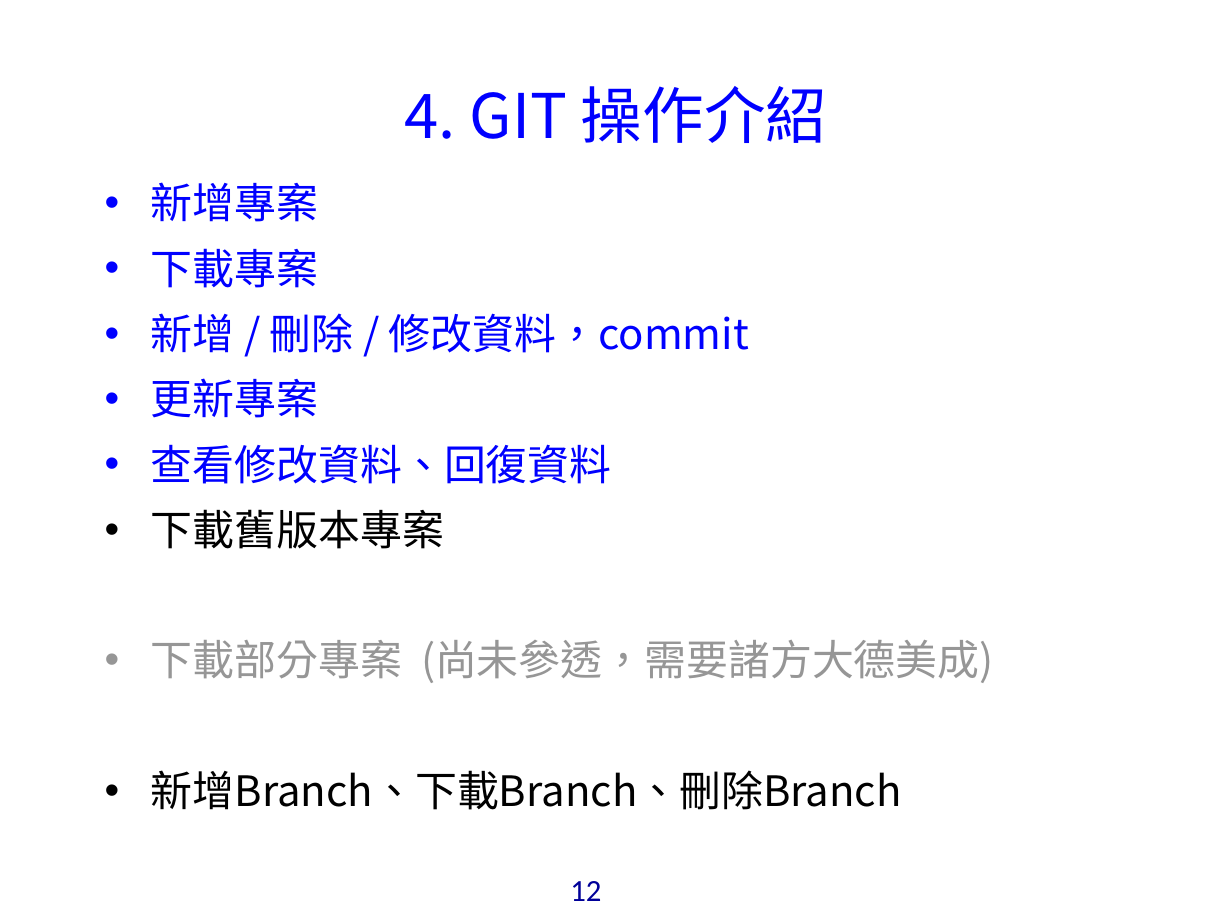
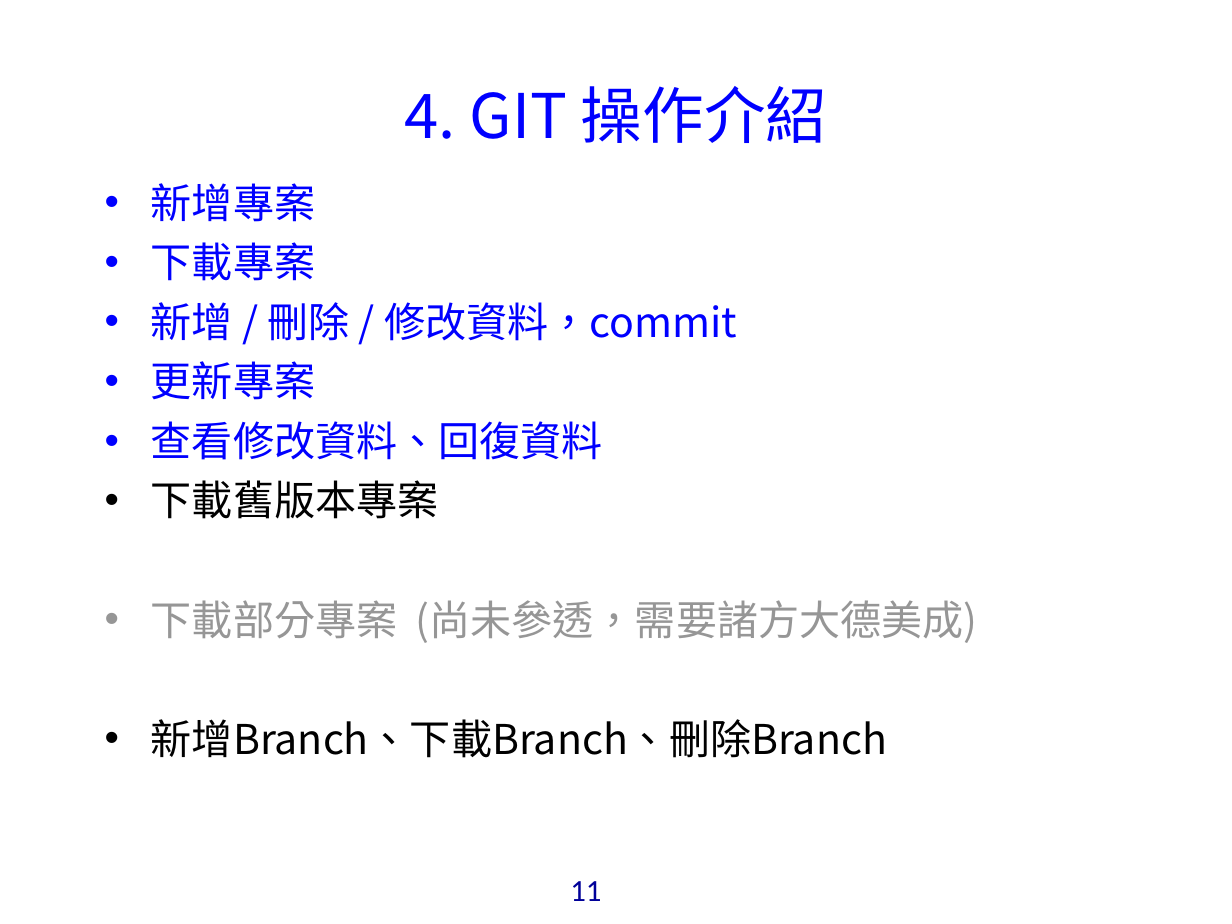
Before and after one commit to bunshue/vcs, a slide deck: slide 11 of _9.tmp/GIT的安裝與使用_ims.ppt (slide 12 before the commit). Drawn at 1232x924 pixels with LibreOffice and Linux fonts; fonts in the diff are those of the drawing; background and template pictures are left out. Boxes give left, top, right and bottom in pixels: in the first picture for what was removed or moved away, otherwise in the second. Text is boxed around its words. In the diff, an @@ line names an element or a change of style, - is before the commit and + after.

```diff
--- a/_9.tmp/GIT的安裝與使用_ims.ppt
+++ b/_9.tmp/GIT的安裝與使用_ims.ppt
@@ text "新增專案" at box(151, 183, 978, 758): size 24.5 to 24 pt; less space between paragraphs @@
@@ page number at box(570, 881, 601, 901): text changed @@
-12
+11
```
Also in this commit, not shown: 2 other slides changed, 1 slide added, 2 slides removed, 21 other files.
